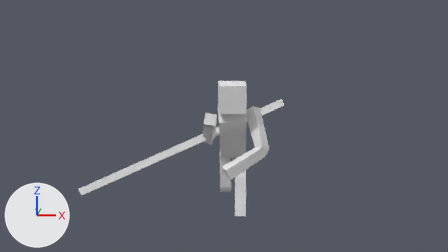
Before and after pictures for a commit that changed the Blender file Artwork/Char/TheMonkeyKing_v1.0.blend.
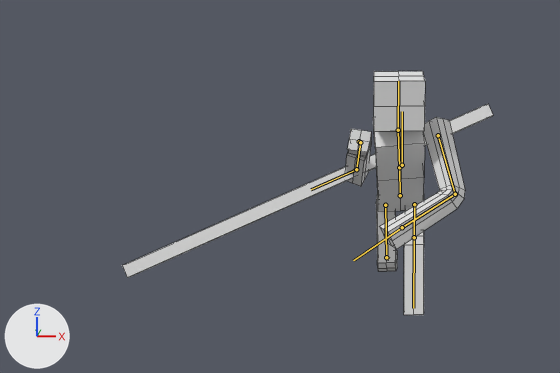
Each version appears first from the file's camera 'Camera', and next in a close-up on the part from 2% to 72% of the width and 16% to 99% of the height. The lights are fixed; the arrows at lower left show +X, +Y and +Z. Both versions are drawn at frame 0 of the action 'Walk2'; the numbers are the values there. The bones that bend it are drawn over the model as lines in the close-ups. The close-ups show mesh edges as thin lines.

Names of what the first close-up shows: 'Body.001', 'Cube'.
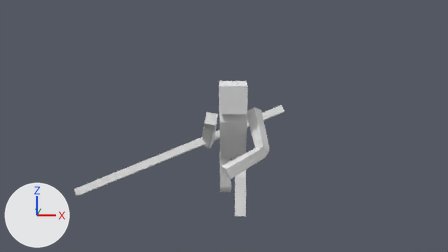
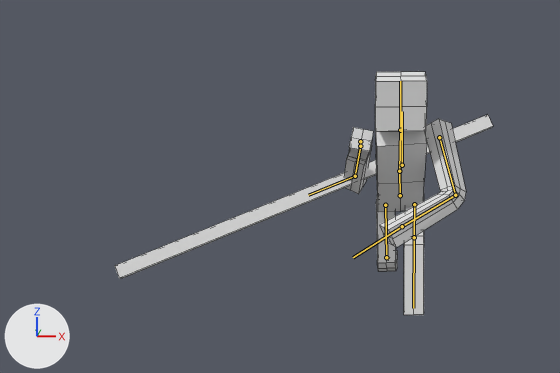
Where the change shows, as pixel boxes (x1, y1, x2, y2) in the close-ups (560 x 373 px):
'Body.001', posed
    before: (346, 71, 465, 315)
    after: (344, 72, 466, 315)
'Cube', posed (6% shorter)
    before: (122, 104, 493, 278)
    after: (115, 115, 493, 278)
bone 'Spline', root to tip
    before: (400, 195) to (399, 167)
    after: (400, 195) to (399, 171)
bone 'Spline.001', root to tip
    before: (399, 167) to (398, 130)
    after: (399, 171) to (400, 130)

Diff of the bpy script that builds the scene:
```diff
--- a/Artwork/Char/TheMonkeyKing_v1.0.blend.py
+++ b/Artwork/Char/TheMonkeyKing_v1.0.blend.py
@@ bone_spline @@
 bone_spline = bpy.data.objects['Armature'].pose.bones['Spline']  # child of 'Pivot'
-bone_spline.rotation_quaternion = (0.966, 0.258, 0.002, 0.011)  # degrees (30, 0, 1)
+bone_spline.rotation_quaternion = (0.957, 0.291, 0.001, 0.011)  # degrees (34, 0, 1)
@@ bone_spline_001 @@
 bone_spline_001 = bpy.data.objects['Armature'].pose.bones['Spline.001']  # child of 'Spline'
-bone_spline_001.rotation_quaternion = (0.919, -0.393, 0.005, -0.013)  # degrees (-46, 0, -2)
+bone_spline_001.rotation_quaternion = (0.875, -0.484, -0.005, -0.029)  # degrees (-58, -2, -3)
```
